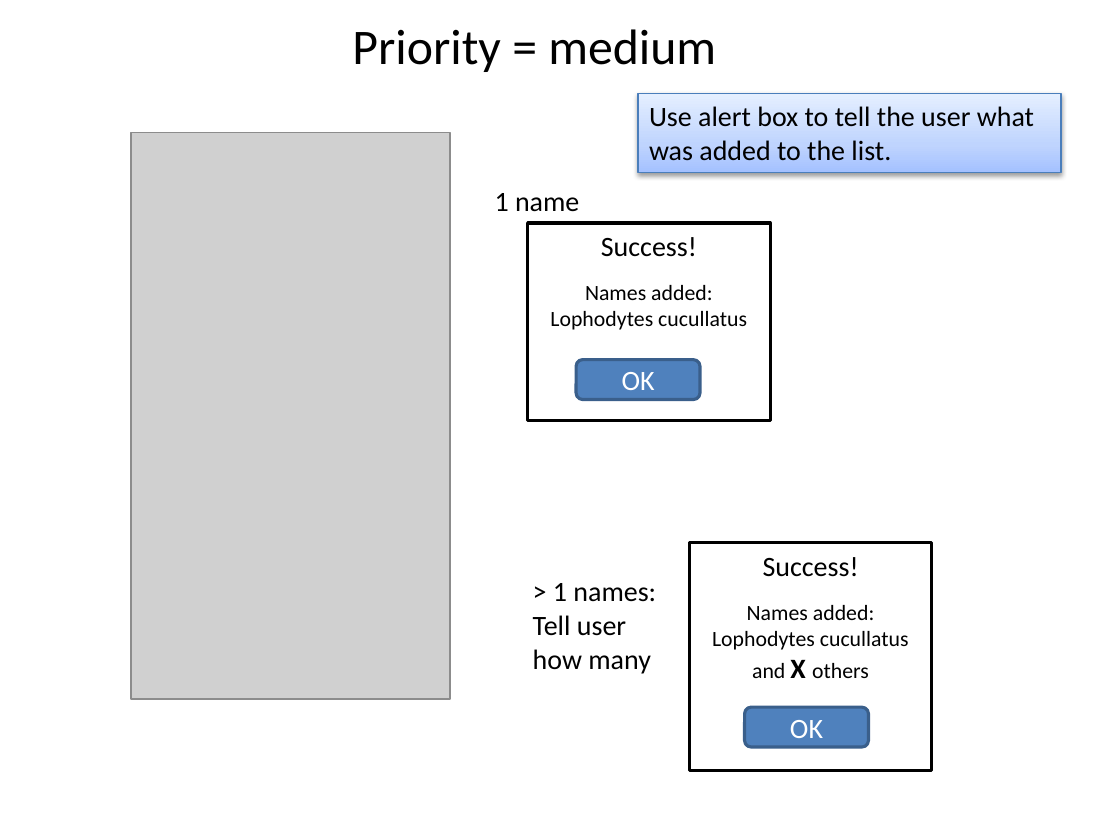
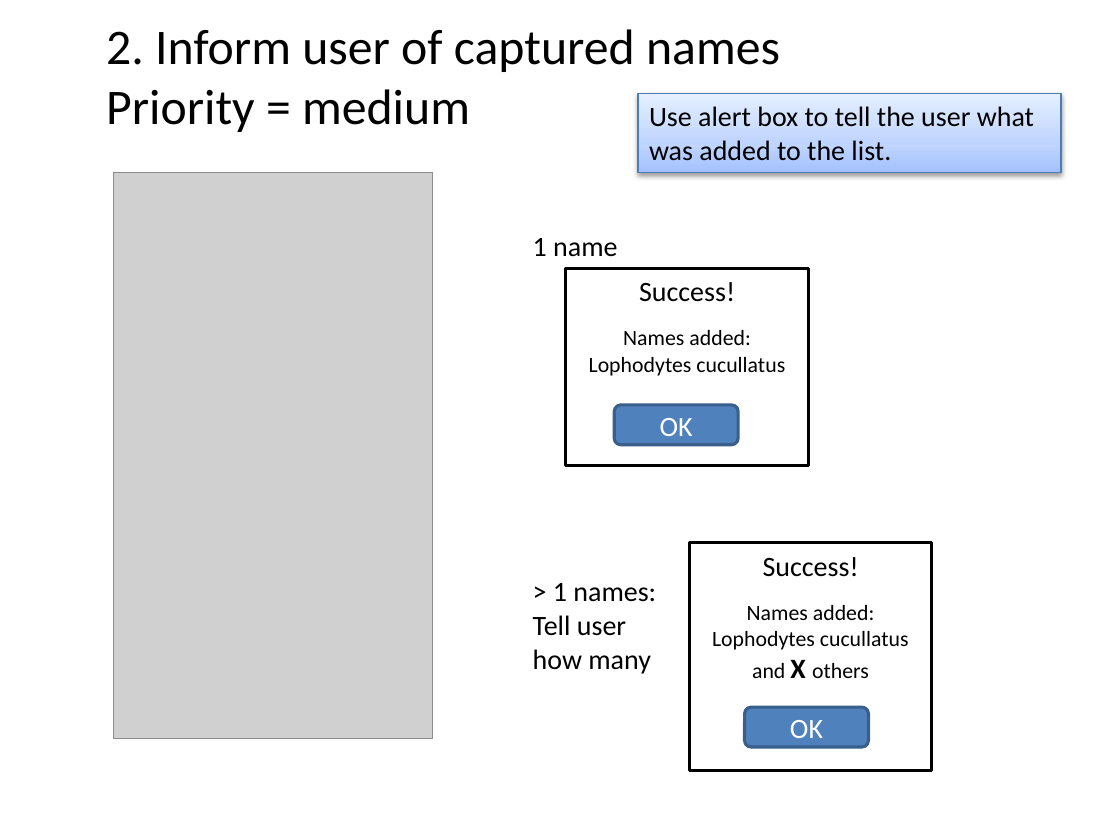
Before and after one commit to phylotastic/Pt_Mobile_Application, a slide deck: slide 4 of design/mobile_app_mvp_priorities.pptx (slide 8 before the commit). Drawn at 1120x840 pixels with LibreOffice and Linux fonts; fonts in the diff are those of the drawing; grey boxes stand for pictures. Boxes give left, top, right and bottom in pixels: in the first picture for what was removed or moved away, otherwise in the second. Text is boxed around its words. In the diff, an @@ line names an element or a change of style, - is before the commit and + after.

```diff
--- a/design/mobile_app_mvp_priorities.pptx
+++ b/design/mobile_app_mvp_priorities.pptx
@@ text "2. Inform user of captured ...": place and size @@
-text "2. Inform user of captured ..." at [352,29,716,72]
+text "2. Inform user of captured ..." at [106,29,780,132]
@@ text at [106,29,780,72]: paragraph added @@
+2. Inform user of captured names
@@ picture: place and size @@
-picture at [131,133,450,700]
+picture at [114,172,433,739]
@@ 1 rectangle, 1 text, 1 rounded rectangle: place and size @@
-1 rectangle, 1 text, 1 rounded rectangle at [495,193,771,420]
+1 rectangle, 1 text, 1 rounded rectangle at [533,238,809,465]
```
Also in this commit, not shown: 10 other slides changed, 1 slide added, 1 slide removed.
